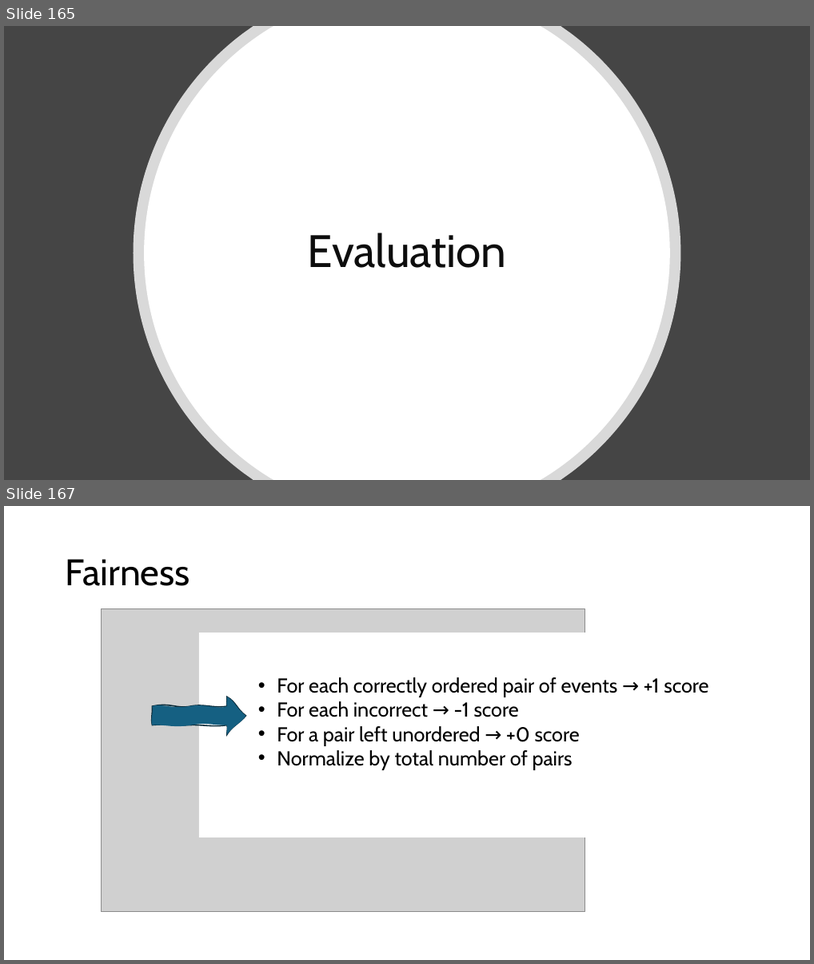
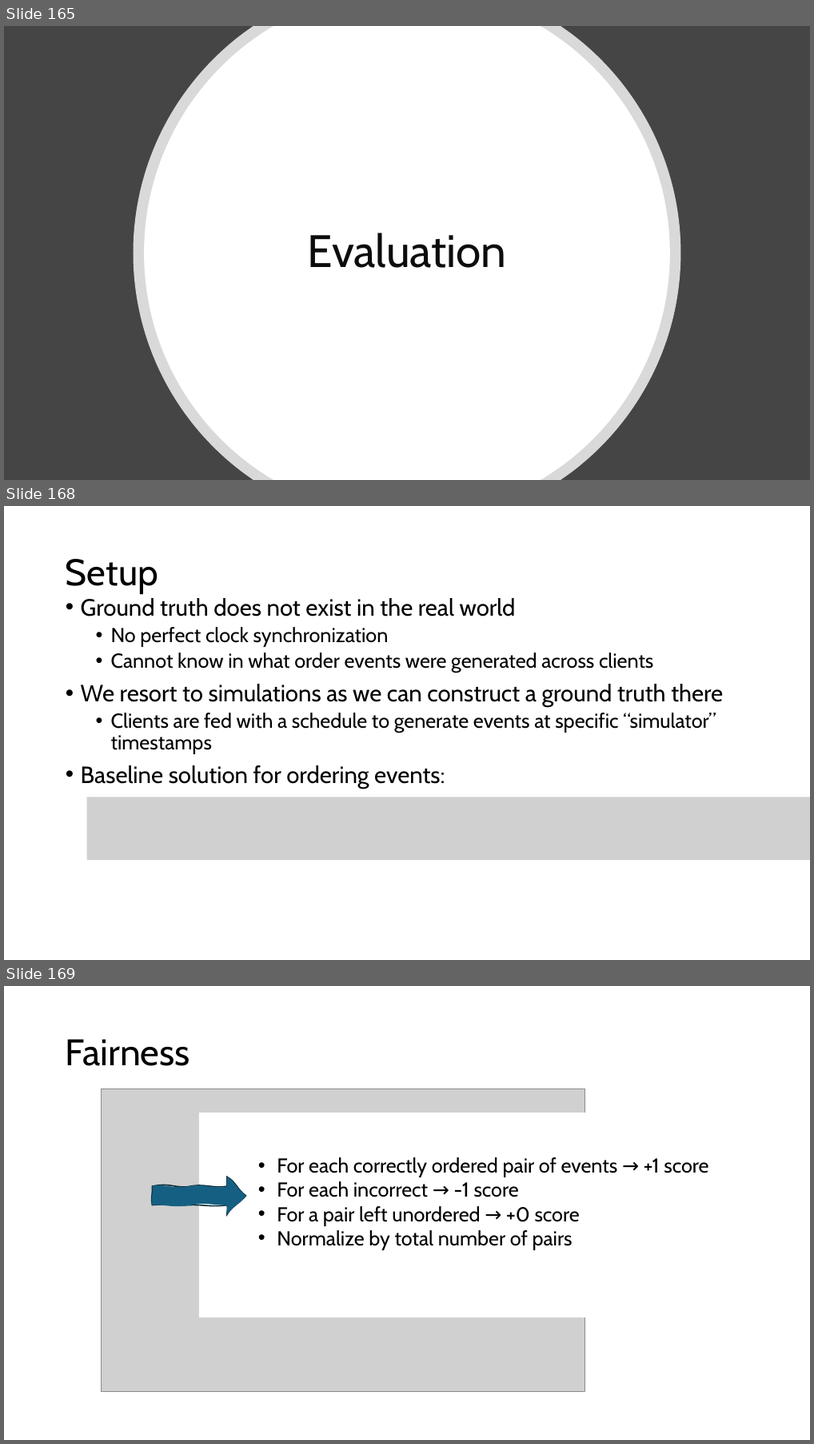
Before and after one commit to HaseebLUMS/Onyx-Presentation, a slide deck: thesis-latency-fairness.pptx. Shown one above the other, each under a label of ours: slides 165 and 167 before the commit, slides 165, 168 and 169 after it; the slides between them are not shown. The pictures are 814x964 and 814x1444 pixels, drawn with LibreOffice and Linux fonts; fonts in the diff are those of the drawing; grey boxes stand for pictures. Boxes give left, top, right and bottom in pixels: in the first picture for what was removed or moved away, otherwise in the second. Text is boxed around its words. In the diff, an @@ line names an element or a change of style, - is before the commit and + after.

```diff
--- a/thesis-latency-fairness.pptx
+++ b/thesis-latency-fairness.pptx
@@ slide 168 added at (x1=4, y1=506, x2=810, y2=960), background #FFFFFF @@
@@ title added at (x1=66, y1=559, x2=158, y2=594), 44 pt, text #000000 @@
+Setup
@@ text added at (x1=81, y1=598, x2=723, y2=788), 24 pt, text #000000 @@
+• Ground truth does not exist in the real world
+  • No perfect clock synchronization
+  • Cannot know in what order events were generated across clients
+• We resort to simulations as we can construct a ground truth there
+  • Clients are fed with a schedule to generate events at specific “simulator” timestamps
+• Baseline solution for ordering events:
@@ picture added at (x1=87, y1=797, x2=810, y2=860) @@
@@ what was slide 167 is now slide 169 @@
```
Also in this commit, not shown: 1 slide changed, 1 other slide added.
